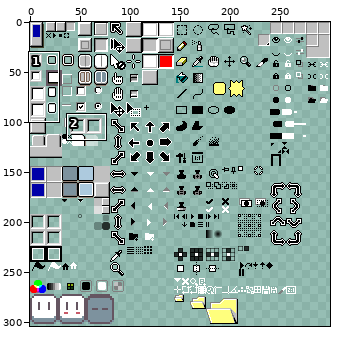
Two states of a sprite sheet, Aseprite 95/sheet.png. The picture above shows the old version from afar; the outline marks the close-up.
Close-up. Before the commit:
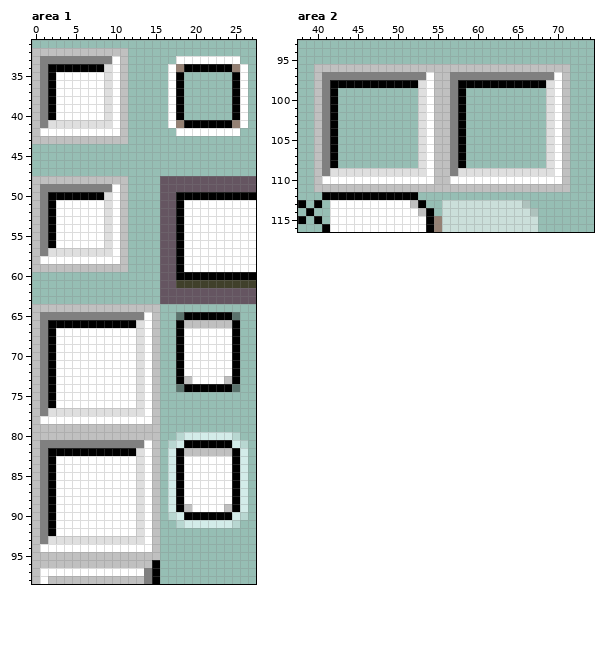
The file is 300x304 pixels. Pixels under 10% opacity are left out. Colours within 5 levels of each other are drawn and written as one. Shown: area 1: x 0..27, y 31..98; area 2: x 38..74, y 93..116. The commit also changed other parts of the picture, which this record leaves out.
After:
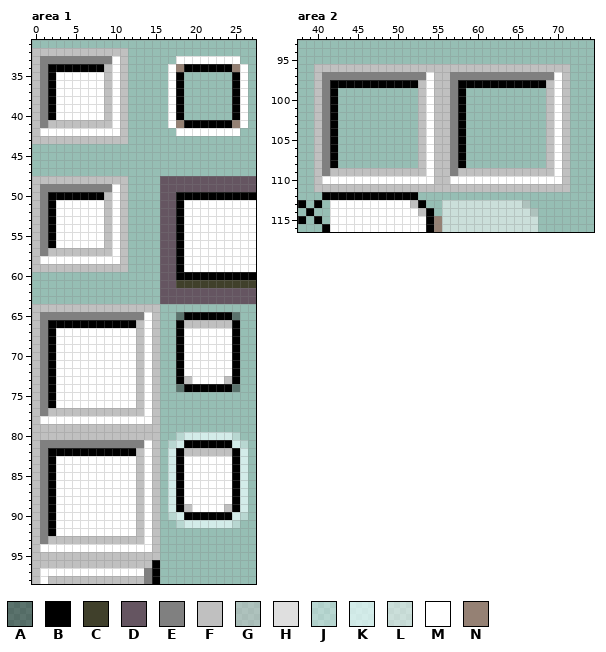
Palette (. is transparent): A #00000064  B #000000  C #40402b  D #655561  E #808080  F #c0c0c0  G #c6c6c680  H #dfdfdf  J #ecffff64  K #ecffffb4  L #ffffff80  M #ffffff  N #958174
The edit:
Area 1:
y 34..40: x 9 H -> F
y 41: x 2..9 HHHHHHHH -> FFFFFFFF
y 50..56: x 9 H -> F
y 57: x 2..9 HHHHHHHH -> FFFFFFFF
y 66..76: x 13 H -> F
y 77: x 2..13 HHHHHHHHHHHH -> FFFFFFFFFFFF
y 82..92: x 13 H -> F
y 93: x 2..13 HHHHHHHHHHHH -> FFFFFFFFFFFF
Area 2:
y 98..108: x 53 H -> F; x 69 H -> F
y 109: x 42..53 HHHHHHHHHHHH -> FFFFFFFFFFFF; x 58..69 HHHHHHHHHHHH -> FFFFFFFFFFFF
